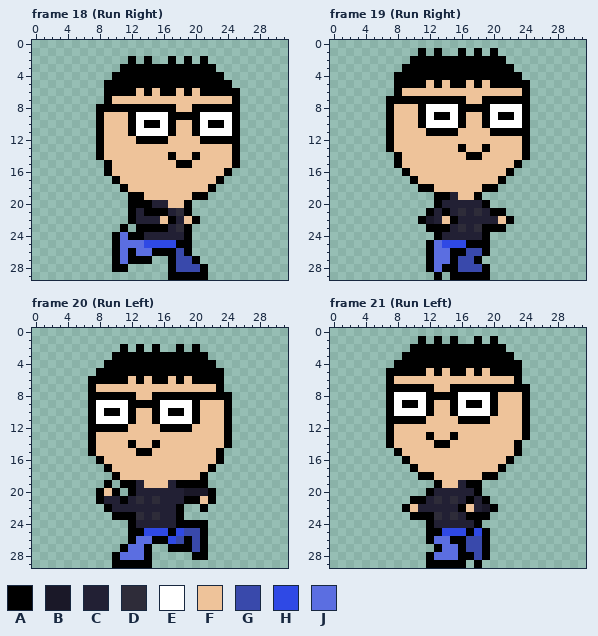
Pixel-art file, stored at 2D Platformer/Assets/Sprites/Characters/mike.aseprite. That is the earlier state.
32x30 pixels, 49 frames. Shown: frame 18 (Run Right), frame 19 (Run Right), frame 20 (Run Left), frame 21 (Run Left). The commit also changed other frames, which this record leaves out.
Palette (. is transparent): A #000000  B #1a1828  C #222034  D #2e2c39  E #ffffff  F #eec39a  G #3949ab  H #2f49e5  J #5b6ee1
Once edited:
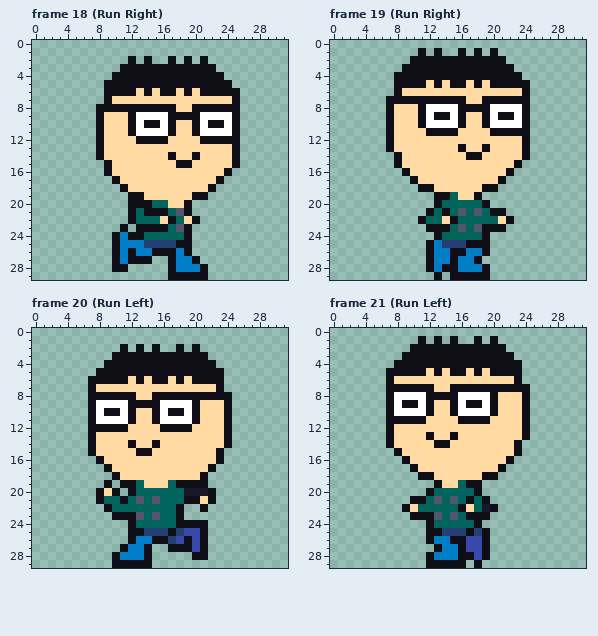
Edits made:
colour A: #000000 -> #0f0e17
colour C: #222034 -> #00635c
colour D: #2e2c39 -> #50576b
colour F: #eec39a -> #ffdaa2
colour H: #2f49e5 -> #243f72
colour J: #5b6ee1 -> #007dc7
Frame 18 (Run Right):
y 26: x 18 G -> J
y 27: x 18..19 GG -> JJ
y 28: x 18..20 GGG -> JJJ
Frame 19 (Run Right):
y 22: x 12 B -> C
y 26: x 17..18 GG -> JJ
y 27: x 16..17 GG -> JJ
y 28: x 16..18 GGG -> JJJ
Changed places in both pictures, as pixel boxes (x1, y1, x2, y2):
changed: (96, 56, 240, 280)
changed: (386, 48, 530, 280)
changed: (88, 344, 232, 568)
changed: (386, 336, 530, 568)
